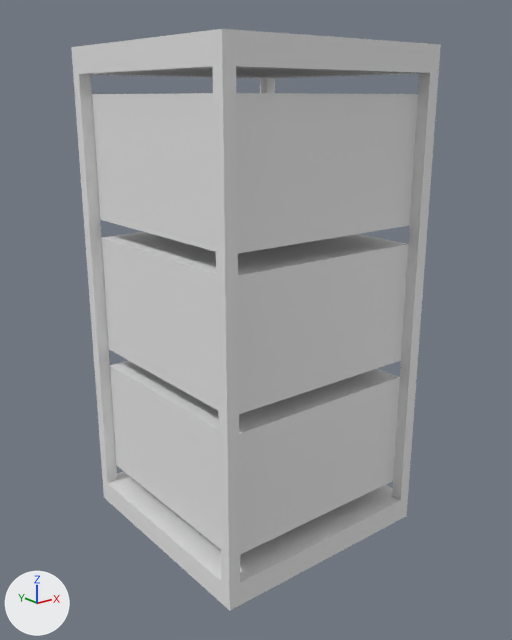
Two versions of the Blender file models/blend/simcoin_miner.blend, one commit apart.
One viewpoint serves both versions: a 50 mm lens placed at (-3.58, -4.54, 3.62), pointed at (0.0, -0.07, 1.83). The lights are fixed; the arrows at lower left show +X, +Y and +Z.
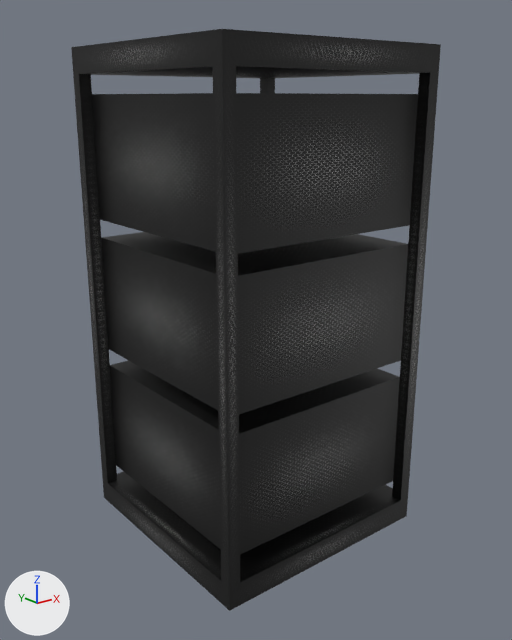
Where the change shows, as pixel boxes [x1, y1, x2, y2] in the pictures (512 x 640 px):
```json
{"object": "Cube", "change": "recoloured", "before": [71, 29, 441, 611], "after": [71, 29, 441, 611], "on screen": "grey to black"}
```

The change, as JSON lines over the scene's bpy script:
```json
{"op": "add", "block": "img_simcoinminer_png", "code": ["img_simcoinminer_png = load_image('simcoinminer.png', '../../images/OctoGrid.png', 612, 408, 'sRGB')"]}
{"op": "add", "block": "mat_simcoinminer_png", "code": ["mat_simcoinminer_png = principled_material('simcoinminer.png')", "mat_simcoinminer_png.texture = img_simcoinminer_png"]}
{"block": "me_cube_003", "where": "me_cube_003.from_pydata(...)  # 56 vertices, 54 faces; spans x -1.0..1.0, y -1.0..1.0, z -1.0..1.0"}
{"op": "add", "block": "me_cube_003", "code": "me_cube_003.materials.append(mat_simcoinminer_png)  # picture img_simcoinminer_png"}
```
